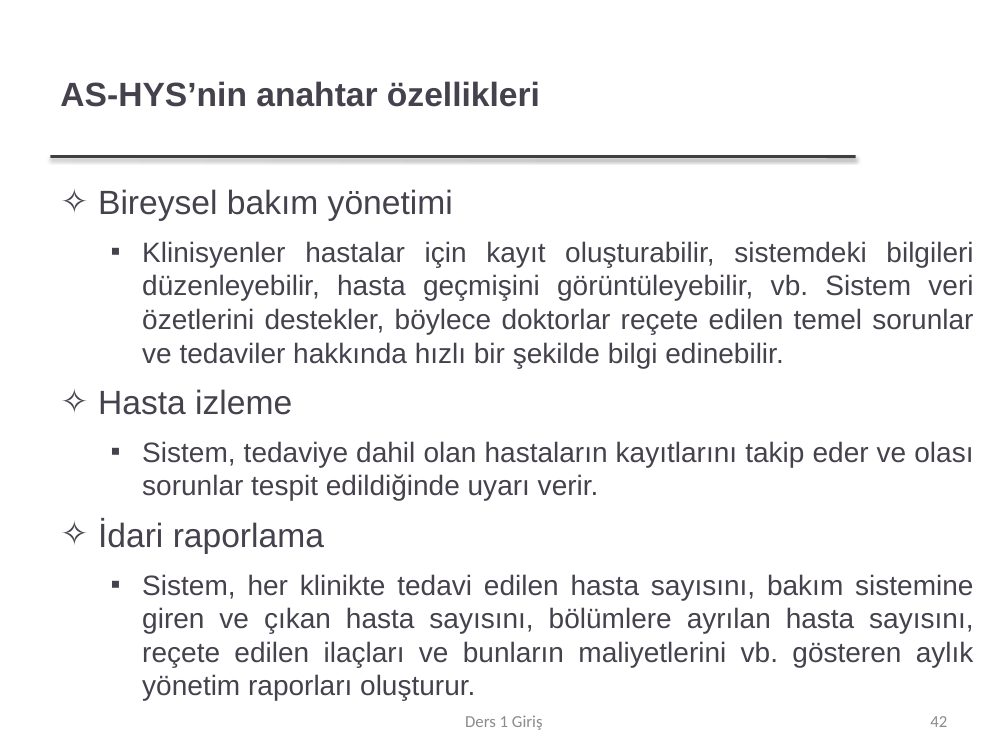
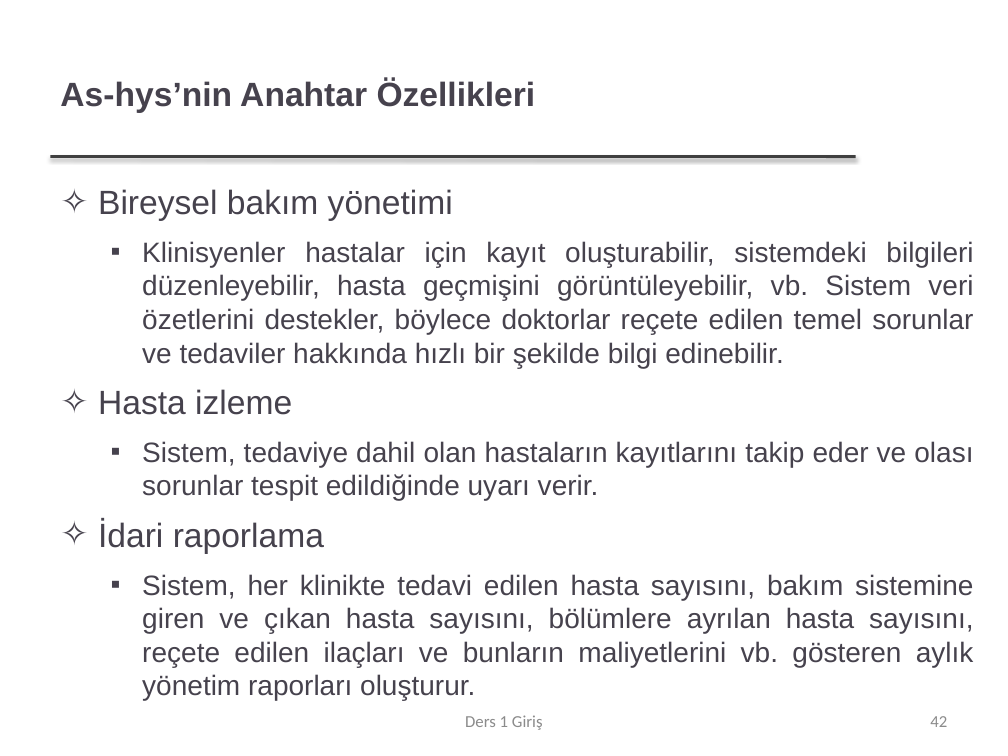
Before and after one commit to FurkanGozukara/Yazilim-Muhendisligi-IT522-2021, a slide deck: slide 42 of dersler/Ders 1 - Giriş.pptx. Drawn at 1008x756 pixels with LibreOffice and Linux fonts; fonts in the diff are those of the drawing; background and template pictures are left out. Boxes give left, top, right and bottom in pixels: in the first picture for what was removed or moved away, otherwise in the second. Text is boxed around its words. In the diff, an @@ line names an element or a change of style, - is before the commit and + after.

```diff
--- a/dersler/Ders 1 - Giriş.pptx
+++ b/dersler/Ders 1 - Giriş.pptx
@@ title at [60, 79, 536, 113]: text changed @@
-AS-HYS’nin anahtar özellikleri
+As-hys’nin Anahtar Özellikleri
```
Also in this commit, not shown: 42 other slides changed, 1 slide added, 1 slide removed, 1 other file.
